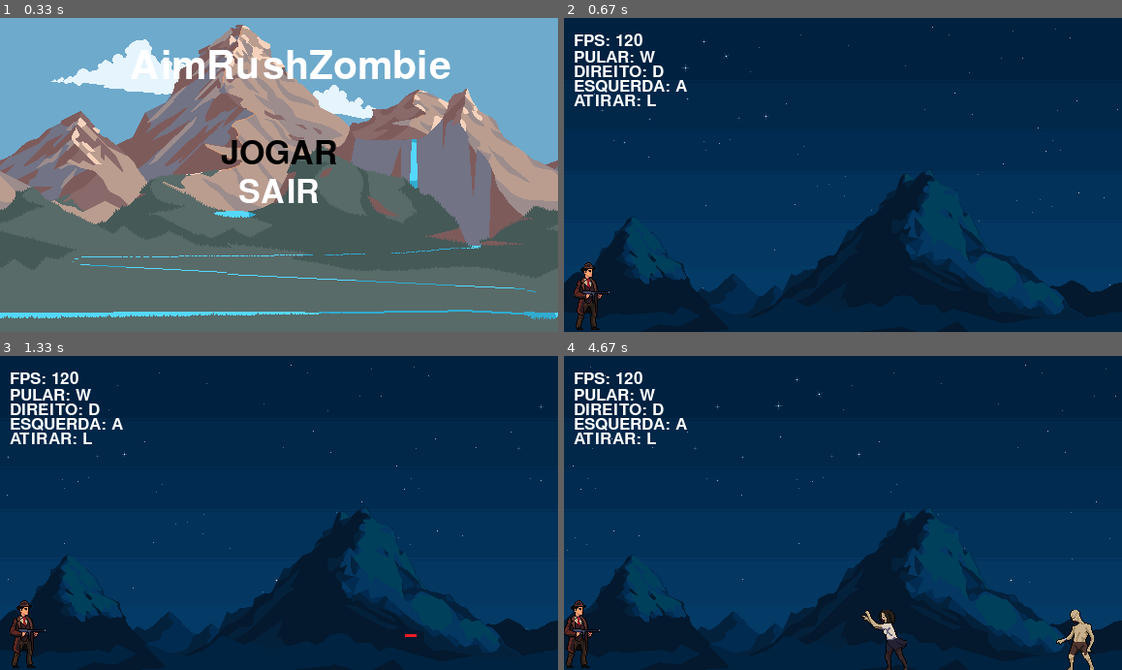
Above: before the commit, frames 1-4 (two rows, left to right).
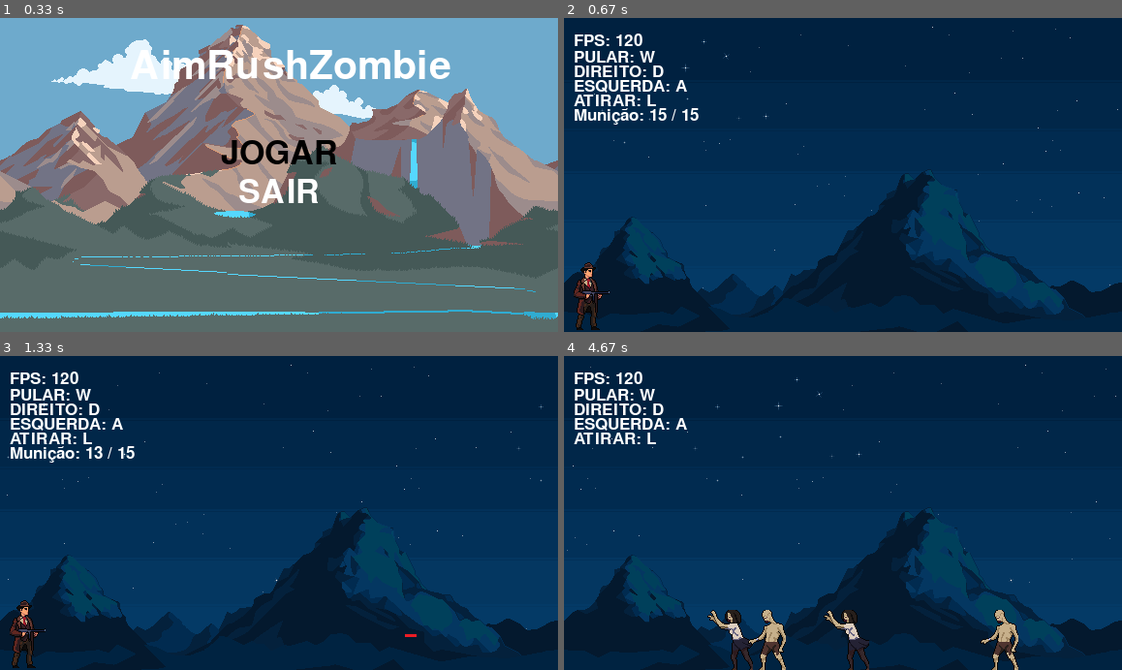
Above: after the commit, the same moments.

Repository: EduardoViniciusJ/pygames
Game: pygame game, started from main.py
Two runs of this game, one before a commit and one after it. Both use one fixed random seed, a clock stepped at 60 frames per second and the inputs below.
Inputs:
- Up to frame 1 (0.33 s): no input
- Up to frame 2 (0.67 s): tap Enter at 0.33 s
- Up to frame 3 (1.33 s): tap L at 0.67, 1 s
- Up to frame 4 (4.67 s): hold W 1.33-1.8 s; hold D 1.83-2.3 s; hold A 2.33-2.87 s

Frame 1 is identical in both runs. In frame 2, 0.4% of the frame differs, in the area x 1-25%, y 28-34%; in frame 3, 0.4%; in frame 4, 4.1%, in the area x 0-95%, y 77-100%.

Commit message:
add collisions and update shooting

Diff:
--- a/code/Const.py
+++ b/code/Const.py
@@ -40,15 +40,15 @@
 
 # SPEED ENEMY
 ENTITY_ENEMY = {
-    'z0': 2,
-    'z1': 1
+    'z0': 4,
+    'z1': 2
 }
 # SPAWNER ENEMIES
-EVENT_ENEMY = pygame.USEREVENT + 1
+EVENT_ENEMY = pygame.USEREVENT + 10
 
 # HEALTH
 ENTITY_HEALTH = {
-    'z0': 1,
+    'z0': 2,
     'z1': 1,
     'p': 1,
     'bg0': 1000,
@@ -65,3 +65,18 @@
 ENTITY_SHOT = {
     'shot': 10
 }
+
+# DEMAGE
+ENTITY_DEMAGE = {
+    'z0': 1,
+    'z1': 1,
+    'p': 1,
+    'bg0': 0,
+    'bg2': 0,
+    'bg1': 0,
+    'm0': 0,
+    'm1': 0,
+    'm2': 0,
+    'm3': 0,
+    'shot': 1,
+}
--- a/code/Entity.py
+++ b/code/Entity.py
@@ -1,7 +1,7 @@
 from abc import ABC, abstractmethod
 import pygame
 
-from code.Const import ENTITY_HEALTH
+from code.Const import ENTITY_HEALTH, ENTITY_DEMAGE
 
 
 class Entity(ABC):
@@ -11,6 +11,7 @@
         self.rect = self.surf.get_rect(left=position[0], top=position[1])
         self.speed = 0
         self.health = ENTITY_HEALTH[self.name]
+        self.damage = ENTITY_DEMAGE[self.name]
 
     @abstractmethod
     def move(self):
--- a/code/EntityMediator.py
+++ b/code/EntityMediator.py
@@ -1,6 +1,7 @@
 from code.Const import W_WIDTH
 from code.Enemy import Enemy
 from code.Entity import Entity
+from code.Player import Player
 from code.PlayerShot import PlayerShot
 
 
@@ -24,5 +25,28 @@
     @staticmethod
     def verify_collision(entity_list: list[Entity]):
         for  i in range(len(entity_list)):
-            test_entity = entity_list[i]
-            EntityMediator.verify_collision_window(test_entity)
+            entity1 = entity_list[i]
+            EntityMediator.verify_collision_window(entity1)
+            for j in range(i + 1, len(entity_list)):
+                entity2 = entity_list[j]
+                EntityMediator.verify_collision_entity(entity1, entity2)
+
+    @staticmethod
+    def verify_collision_entity(ent1 , ent2):
+        valid_interaction = False
+        if isinstance(ent1, Enemy) and isinstance(ent2, PlayerShot):
+            valid_interaction = True
+        elif isinstance(ent1, PlayerShot) and isinstance(ent2, Enemy):
+            valid_interaction = True
+        elif isinstance(ent1, Player) and isinstance(ent2, Enemy):
+            valid_interaction = True
+        elif isinstance(ent1, Enemy) and isinstance(ent2, Player):
+            valid_interaction = True
+
+        if valid_interaction:
+            if  (ent1.rect.right >= ent2.rect.left and
+                     ent1.rect.left <= ent2.rect.right and
+                     ent1.rect.bottom >= ent2.rect.top and
+                     ent1.rect.top <=  ent2.rect.bottom):
+                ent1.health -= ent2.damage
+                ent2.health -= ent1.damage
--- a/code/Level.py
+++ b/code/Level.py
@@ -20,7 +20,7 @@
         self.entity_list.extend(EntityFactory.get_entity('bg'))
         self.entity_list.append(EntityFactory.get_entity('p'))
 
-        pygame.time.set_timer(EVENT_ENEMY, 2000)
+        pygame.time.set_timer(EVENT_ENEMY, 500)
 
     def run(self):
         clock = pygame.time.Clock()
@@ -52,6 +52,18 @@
             self.level_text(text_size=25, text='DIREITO: D', text_color=C_WHITE, text_position=(10, W_HEIGHT / 15 + 25))
             self.level_text(text_size=25, text='ESQUERDA: A', text_color=C_WHITE, text_position=(10, W_HEIGHT / 15 + 40))
             self.level_text(text_size=25, text='ATIRAR: L', text_color=C_WHITE, text_position=(10, W_HEIGHT / 15 + 55))
+
+            #Counter bullets
+            for ent in self.entity_list:
+                if isinstance(ent, Player):
+                    ammo_text, ammo_color = ent.get_status_ammo() # oq seria isso aqui pq chama ammo_text, ammo_color
+                    self.level_text(
+                        text_size=25,
+                        text=ammo_text,
+                        text_color=ammo_color,
+                        text_position=(10, W_HEIGHT / 15 + 70)
+                    )
+
             pygame.display.flip()
 
             EntityMediator.verify_collision(entity_list=self.entity_list)
--- a/code/Player.py
+++ b/code/Player.py
@@ -49,7 +49,7 @@
     def shoot(self, event):
         timer = pygame.time.get_ticks()
 
-        # Se já atirou 15 vezes, precisa esperar recarregar
+        # Se já atirou 15 vezez precisa esperar recarregar
         if self.shots_fired >= 15:
             if timer - self.last_reload_time >= self.reload_delay:
                 self.shots_fired = 0
@@ -64,5 +64,11 @@
                 self.last_reload_time = timer
 
             return PlayerShot('shot', position=(self.rect.centerx, self.rect.centery))
+        return None
 
-        return None
+    def get_status_ammo(self):
+        timer = pygame.time.get_ticks()
+        if self.shots_fired >= 15 and (timer - self.last_reload_time < self.reload_delay):
+            return "Recarregando...", (255, 0, 0)
+        else:
+            return f"Munição: {15 - self.shots_fired} / 15", (255, 255, 255)
